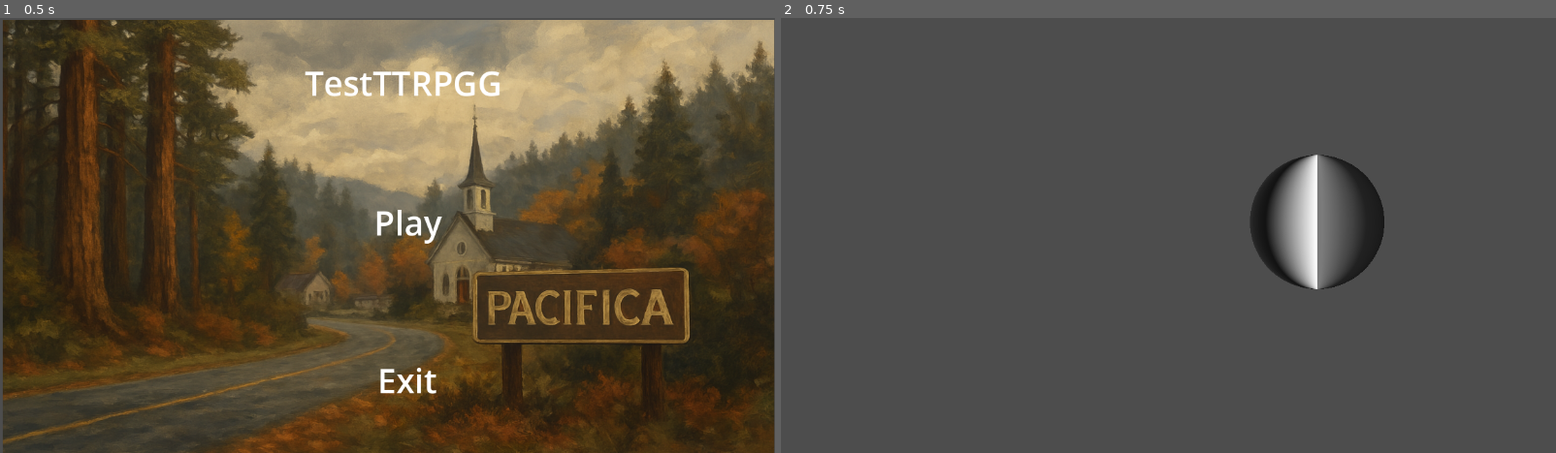
Above: before the commit, frames 1-2 (left to right).
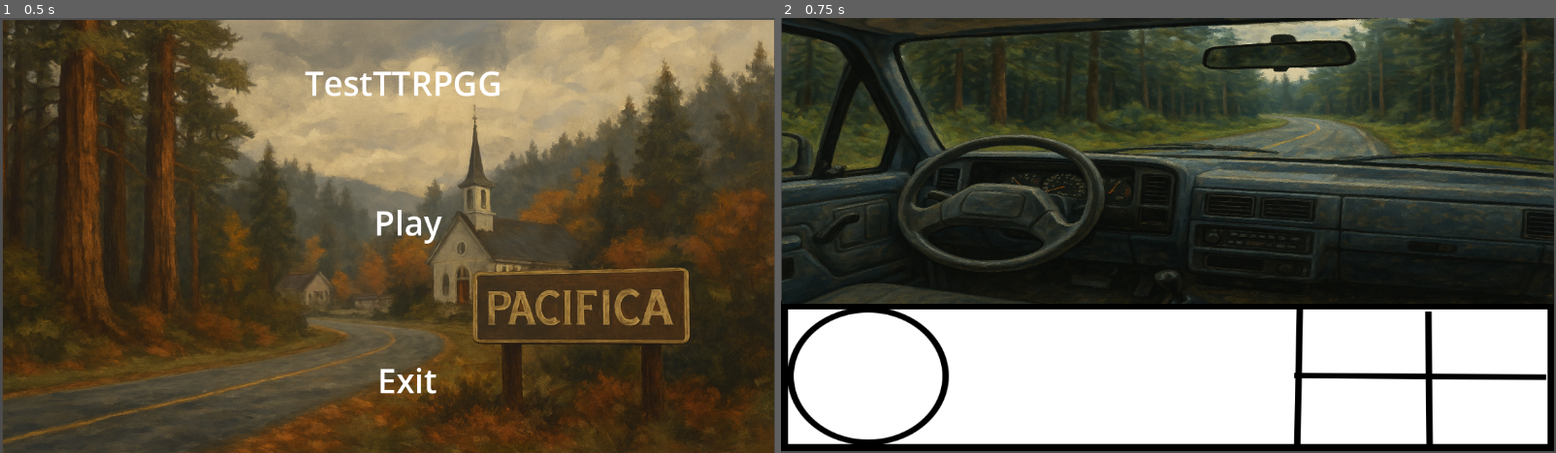
Above: after the commit, the same moments.

Repository: metalicmagic45/AlexandNathanGame
Game: Godot game, scene res://Main.tscn
Same seed, same stepped clock (60 frames per second), same inputs: the game is played once before the commit and once after it.
Inputs (mouse positions are in pixels of both pictures, inside the frame that each line leads up to):
- Up to frame 1 (0.5 s): no input
- Up to frame 2 (0.75 s): click (1191, 226) at 0.5 s

Frame 1 is identical in both runs. In frame 2, 93% of the frame differs, in the area x 0-100%, y 0-100%.

Commit message:
Added Parrent Scene and Ui elements

Diff:
--- a/alexnathan/Main.tscn
+++ b/alexnathan/Main.tscn
@@ -1,7 +1,7 @@
 [gd_scene load_steps=3 format=3 uid="uid://ijfemwe5025u"]
 
 [ext_resource type="Script" path="res://main.gd" id="1_83nsd"]
-[ext_resource type="Texture2D" uid="uid://xsn6ycwya5" path="res://MenuScreenImg.png" id="2_vj68o"]
+[ext_resource type="Texture2D" uid="uid://xsn6ycwya5" path="res://Pirctures/MenuScreenImg.png" id="2_vj68o"]
 
 [node name="Node2D" type="Node2D"]
 script = ExtResource("1_83nsd")
--- /dev/null
+++ b/alexnathan/MasterZone.tscn
@@ -0,0 +1,143 @@
+[gd_scene load_steps=8 format=3 uid="uid://baadmwnt50klc"]
+
+[ext_resource type="Script" path="res://zone_1.gd" id="1_bvy2v"]
+[ext_resource type="Texture2D" uid="uid://bjy7pey031kq0" path="res://Pirctures/CharacterUI.png" id="2_48lkj"]
+[ext_resource type="Texture2D" uid="uid://bpx6qvxbcuuhb" path="res://Pirctures/KatePortrait.png" id="3_ivyb7"]
+[ext_resource type="Texture2D" uid="uid://c1yh175k6k6iy" path="res://Pirctures/TylerPortrait.png" id="4_fsy5w"]
+[ext_resource type="Texture2D" uid="uid://bwopnifwk3vgw" path="res://Pirctures/AnnaPortrait.png" id="5_d0ijk"]
+[ext_resource type="Texture2D" uid="uid://cnrr7sbxe4e7k" path="res://Pirctures/JhonsonPortrait.png" id="6_2y61p"]
+[ext_resource type="Texture2D" uid="uid://bo3l02owb8slj" path="res://Pirctures/raw.png" id="7_gqlp8"]
+
+[node name="MasterZone" type="Node2D"]
+script = ExtResource("1_bvy2v")
+
+[node name="PauseLayer" type="CanvasLayer" parent="."]
+layer = 5
+
+[node name="Panel" type="Panel" parent="PauseLayer"]
+visible = false
+offset_right = 1152.0
+offset_bottom = 651.0
+
+[node name="Menu" type="Button" parent="PauseLayer/Panel"]
+layout_mode = 1
+offset_left = 1.0
+offset_top = 100.0
+offset_right = 102.0
+offset_bottom = 165.0
+text = "Main Menu"
+
+[node name="Save" type="Button" parent="PauseLayer/Panel"]
+layout_mode = 1
+anchors_preset = 4
+anchor_top = 0.5
+anchor_bottom = 0.5
+offset_left = 3.0
+offset_top = -95.5
+offset_right = 104.0
+offset_bottom = -32.5
+grow_vertical = 2
+text = "Save"
+
+[node name="Load" type="Button" parent="PauseLayer/Panel"]
+layout_mode = 1
+anchors_preset = 4
+anchor_top = 0.5
+anchor_bottom = 0.5
+offset_top = -3.5
+offset_right = 104.0
+offset_bottom = 45.5
+grow_vertical = 2
+text = "Load
+"
+
+[node name="CharacterPortraitTextLayer" type="CanvasLayer" parent="."]
+
+[node name="KateCharacterPortrait" type="Sprite2D" parent="CharacterPortraitTextLayer"]
+visible = false
+position = Vector2(152, 225)
+scale = Vector2(0.856544, 0.802623)
+texture = ExtResource("3_ivyb7")
+metadata/_edit_lock_ = true
+
+[node name="TylerCharacterPortrait" type="Sprite2D" parent="CharacterPortraitTextLayer"]
+visible = false
+position = Vector2(151, 220)
+scale = Vector2(0.933394, 0.759921)
+texture = ExtResource("4_fsy5w")
+metadata/_edit_lock_ = true
+
+[node name="AnnaCharacterPortrait" type="Sprite2D" parent="CharacterPortraitTextLayer"]
+visible = false
+position = Vector2(154, 221)
+scale = Vector2(0.665698, 0.884005)
+texture = ExtResource("5_d0ijk")
+metadata/_edit_lock_ = true
+
+[node name="JhonsonCharacterPortrait" type="Sprite2D" parent="CharacterPortraitTextLayer"]
+visible = false
+position = Vector2(153, 220)
+scale = Vector2(0.718336, 0.755542)
+texture = ExtResource("6_2y61p")
+metadata/_edit_lock_ = true
+
+[node name="ZoneBackgroundLayer" type="CanvasLayer" parent="."]
+layer = -1
+
+[node name="Zone1" type="Sprite2D" parent="ZoneBackgroundLayer"]
+position = Vector2(575, 212)
+scale = Vector2(0.74707, 0.418457)
+texture = ExtResource("7_gqlp8")
+metadata/_edit_lock_ = true
+
+[node name="TextBoxLayer" type="CanvasLayer" parent="."]
+layer = 0
+
+[node name="TextEdit" type="TextEdit" parent="TextBoxLayer"]
+offset_left = 15.0
+offset_top = 16.0
+offset_right = 1136.0
+offset_bottom = 405.0
+text = "Hello"
+metadata/_edit_lock_ = true
+
+[node name="BottomUiLayer" type="CanvasLayer" parent="."]
+layer = 0
+
+[node name="BottomUi" type="Sprite2D" parent="BottomUiLayer"]
+position = Vector2(573, 533)
+scale = Vector2(0.96, 0.826111)
+texture = ExtResource("2_48lkj")
+metadata/_edit_lock_ = true
+
+[node name="CharacterPortraitBottomUiLayerLayer" type="CanvasLayer" parent="BottomUiLayer/BottomUi"]
+
+[node name="KateCharacterPortrait" type="Sprite2D" parent="BottomUiLayer/BottomUi/CharacterPortraitBottomUiLayerLayer"]
+visible = false
+position = Vector2(132.48, 533.889)
+scale = Vector2(0.822282, 0.663056)
+texture = ExtResource("3_ivyb7")
+metadata/_edit_lock_ = true
+
+[node name="TylerCharacterPortrait" type="Sprite2D" parent="BottomUiLayer/BottomUi/CharacterPortraitBottomUiLayerLayer"]
+visible = false
+position = Vector2(132.24, 535.672)
+scale = Vector2(0.896058, 0.627779)
+texture = ExtResource("4_fsy5w")
+metadata/_edit_lock_ = true
+
+[node name="AnnaCharacterPortrait" type="Sprite2D" parent="BottomUiLayer/BottomUi/CharacterPortraitBottomUiLayerLayer"]
+visible = false
+position = Vector2(132.34, 538.664)
+scale = Vector2(0.63907, 0.730286)
+texture = ExtResource("5_d0ijk")
+metadata/_edit_lock_ = true
+
+[node name="JhonsonCharacterPortrait" type="Sprite2D" parent="BottomUiLayer/BottomUi/CharacterPortraitBottomUiLayerLayer"]
+visible = false
+position = Vector2(131.63, 534.198)
+scale = Vector2(0.689602, 0.624162)
+texture = ExtResource("6_2y61p")
+metadata/_edit_lock_ = true
+
+[connection signal="button_down" from="PauseLayer/Panel/Menu" to="." method="_on_menu_button_down"]
--- a/alexnathan/zone_1.tscn
+++ b/alexnathan/zone_1.tscn
@@ -1,6 +1,12 @@
-[gd_scene load_steps=6 format=3 uid="uid://bhnggr2sdkomb"]
+[gd_scene load_steps=12 format=3 uid="uid://bhnggr2sdkomb"]
 
 [ext_resource type="Script" path="res://zone_1.gd" id="1_dd0yq"]
+[ext_resource type="Texture2D" uid="uid://bo3l02owb8slj" path="res://Pirctures/raw.png" id="2_2rdst"]
+[ext_resource type="Texture2D" uid="uid://bjy7pey031kq0" path="res://Pirctures/CharacterUI.png" id="3_joska"]
+[ext_resource type="Texture2D" uid="uid://bpx6qvxbcuuhb" path="res://Pirctures/KatePortrait.png" id="4_bi8is"]
+[ext_resource type="Texture2D" uid="uid://c1yh175k6k6iy" path="res://Pirctures/TylerPortrait.png" id="5_i0wla"]
+[ext_resource type="Texture2D" uid="uid://bwopnifwk3vgw" path="res://Pirctures/AnnaPortrait.png" id="6_70m0h"]
+[ext_resource type="Texture2D" uid="uid://cnrr7sbxe4e7k" path="res://Pirctures/JhonsonPortrait.png" id="7_iccej"]
 
 [sub_resource type="CircleShape2D" id="CircleShape2D_iji1e"]
 
@@ -13,10 +19,11 @@
 [sub_resource type="GradientTexture1D" id="GradientTexture1D_04hnl"]
 gradient = SubResource("Gradient_n8fwp")
 
-[node name="Zone1" type="Node2D"]
+[node name="MasterZone" type="Node2D"]
 script = ExtResource("1_dd0yq")
 
 [node name="RigidBody2D" type="RigidBody2D" parent="."]
+visible = false
 gravity_scale = 0.0
 
 [node name="CollisionShape2D" type="CollisionShape2D" parent="RigidBody2D"]
@@ -68,4 +75,55 @@
 text = "Load
 "
 
+[node name="BottomUi" type="Sprite2D" parent="."]
+position = Vector2(573, 533)
+scale = Vector2(0.96, 0.826111)
+texture = ExtResource("3_joska")
+metadata/_edit_lock_ = true
+
+[node name="KateAsianFemaleCharacterPortrait" type="Sprite2D" parent="BottomUi"]
+visible = false
+position = Vector2(-458.875, 1.07668)
+scale = Vector2(0.856544, 0.802623)
+texture = ExtResource("4_bi8is")
+metadata/_edit_lock_ = true
+
+[node name="TylerWhiteMaleCharacterPortrait" type="Sprite2D" parent="BottomUi"]
+visible = false
+position = Vector2(-459.125, 3.23437)
+scale = Vector2(0.933394, 0.759921)
+texture = ExtResource("5_i0wla")
+metadata/_edit_lock_ = true
+
+[node name="AnnaWhiteFemaleCharacterPortrait" type="Sprite2D" parent="BottomUi"]
+visible = false
+position = Vector2(-459.021, 6.85685)
+scale = Vector2(0.665698, 0.884005)
+texture = ExtResource("6_70m0h")
+metadata/_edit_lock_ = true
+
+[node name="JhonsonBlackMaleCharacterPortrait" type="Sprite2D" parent="BottomUi"]
+visible = false
+position = Vector2(-459.76, 1.45003)
+scale = Vector2(0.718336, 0.755542)
+texture = ExtResource("7_iccej")
+metadata/_edit_lock_ = true
+
+[node name="TextEdit" type="TextEdit" parent="."]
+offset_left = 15.0
+offset_top = 16.0
+offset_right = 1136.0
+offset_bottom = 320.0
+text = "Hello"
+metadata/_edit_lock_ = true
+
+[node name="Backgrounds" type="Sprite2D" parent="."]
+position = Vector2(575, 212)
+scale = Vector2(0.74707, 0.418457)
+
+[node name="Zone1" type="Sprite2D" parent="Backgrounds"]
+scale = Vector2(1, 1)
+texture = ExtResource("2_2rdst")
+metadata/_edit_lock_ = true
+
 [connection signal="button_down" from="PauseLayer/Panel/Menu" to="." method="_on_menu_button_down"]
Binary file added: alexnathan/Pirctures/AnnaPortrait.png
Not shown, added: alexnathan/Pirctures/AnnaPortrait.png.import
Binary file added: alexnathan/Pirctures/CharacterUI.png
Not shown, added: alexnathan/Pirctures/CharacterUI.png.import
Binary file added: alexnathan/Pirctures/JhonsonPortrait.png
Not shown, added: alexnathan/Pirctures/JhonsonPortrait.png.import
Binary file added: alexnathan/Pirctures/KatePortrait.png
Not shown, added: alexnathan/Pirctures/KatePortrait.png.import
Renamed: alexnathan/MenuScreenImg.png -> alexnathan/Pirctures/MenuScreenImg.png
Not shown, added: alexnathan/Pirctures/MenuScreenImg.png.import
Binary file added: alexnathan/Pirctures/TylerPortrait.png
Not shown, changed: alexnathan/Pirctures/TylerPortrait.png.import
(and 2 more such lines)
